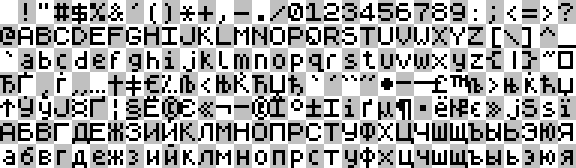
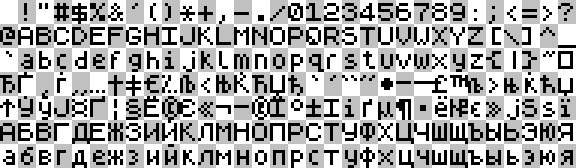
Layers edited between the first and the second 576 × 168 image:
painted on "glyphs" over [150, 18, 531, 48]
